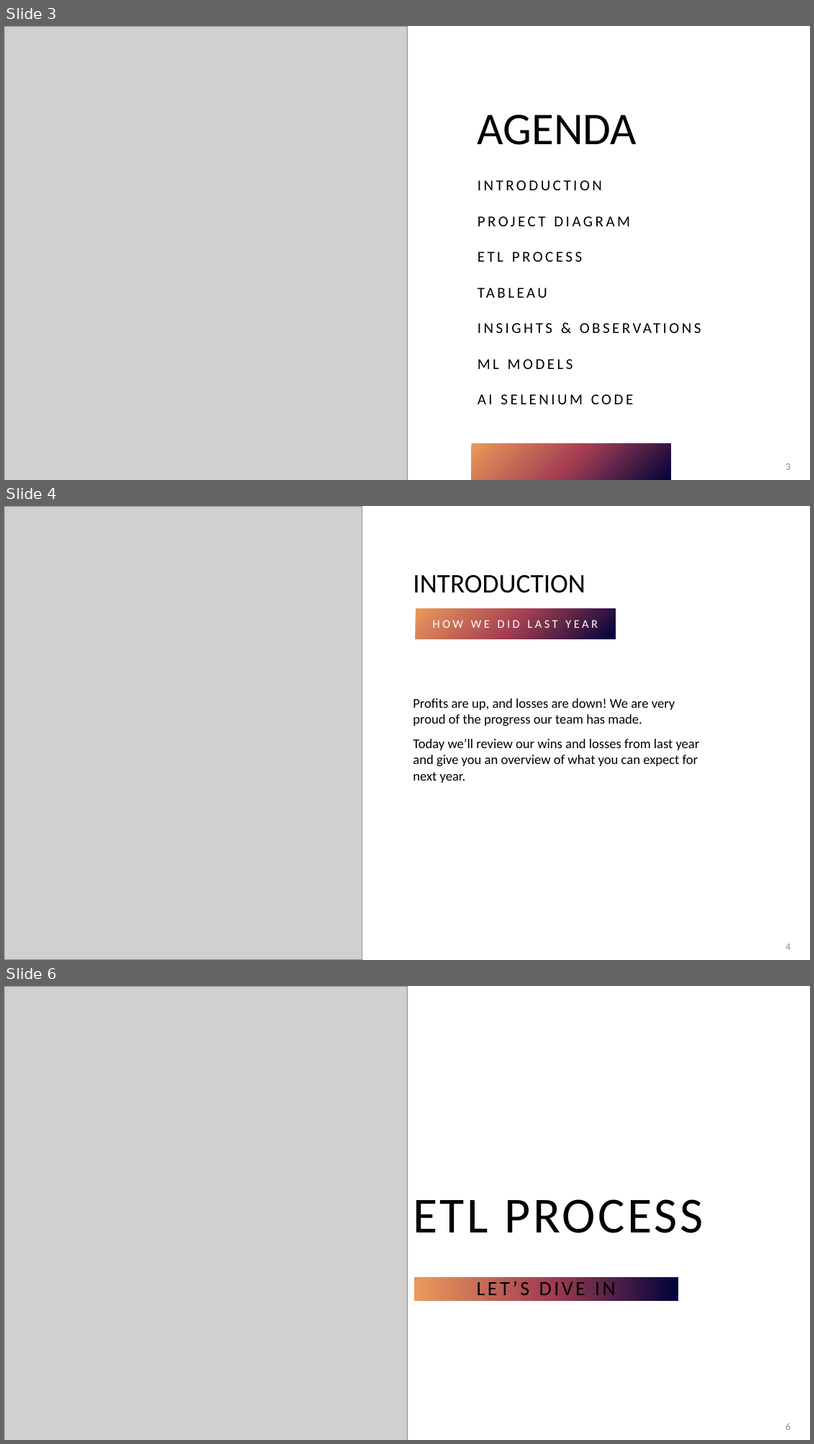
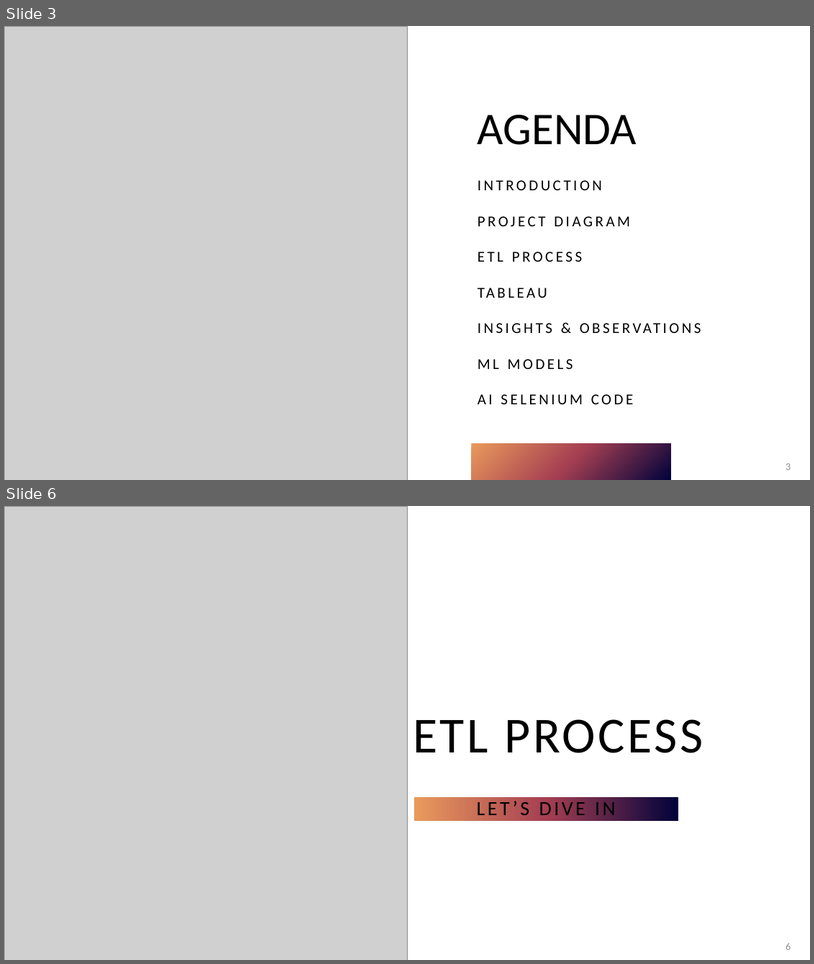
Before and after one commit to rita-s/customer-churn-prediction, a slide deck: Customer Churn Predictions using ml.pptx. Shown one above the other, each under a label of ours: slides 3, 4 and 6 before the commit, slides 3 and 6 after it; the slides between them are not shown. The pictures are 814x1444 and 814x964 pixels, drawn with LibreOffice and Linux fonts; fonts in the diff are those of the drawing; grey boxes stand for pictures. Boxes give left, top, right and bottom in pixels: in the first picture for what was removed or moved away, otherwise in the second. Text is boxed around its words. In the diff, an @@ line names an element or a change of style, - is before the commit and + after.

```diff
--- a/Customer Churn Predictions using ml.pptx
+++ b/Customer Churn Predictions using ml.pptx
@@ slide 4 removed at [4, 506, 810, 960], background #FFFFFF @@
@@ picture removed at [4, 506, 362, 959] @@
@@ title removed at [413, 574, 586, 593] @@
-INTRODUCTION
@@ text removed at [416, 608, 615, 639] @@
-HOW WE DID LAST YEAR
@@ text removed at [413, 698, 700, 782] @@
-Profits are up, and losses are down! We are very proud of the progress our team has made.
-Today we’ll review our wins and losses from last year and give you an overview of what you can expect for next year.
@@ page number removed at [786, 943, 791, 950] @@
-4
```
Also in this commit, not shown: 3 slides changed, 5 slides added.
